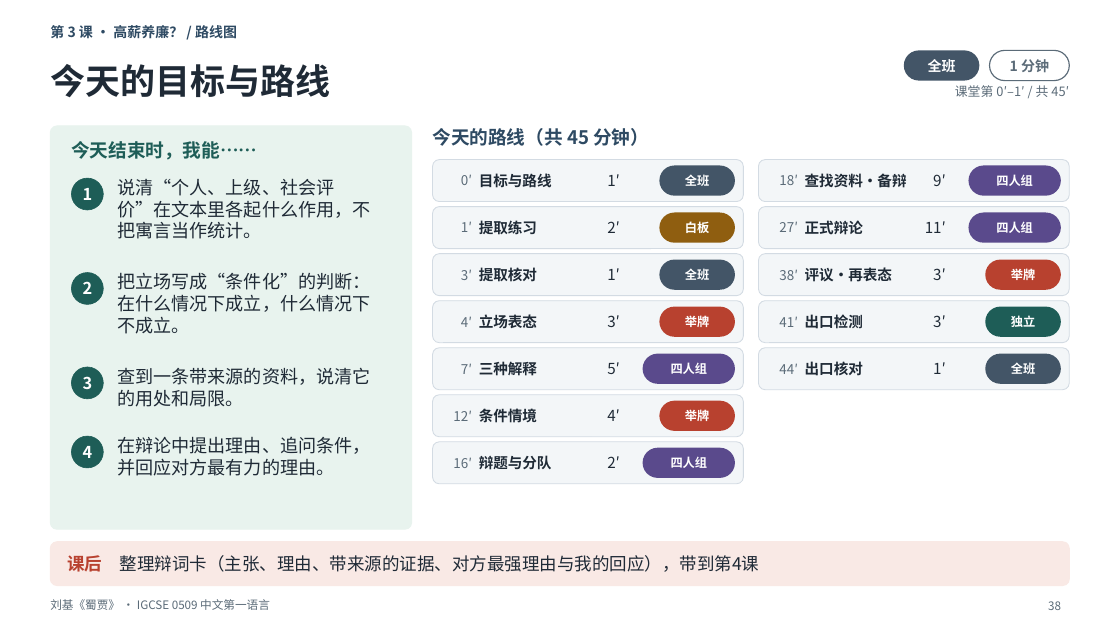
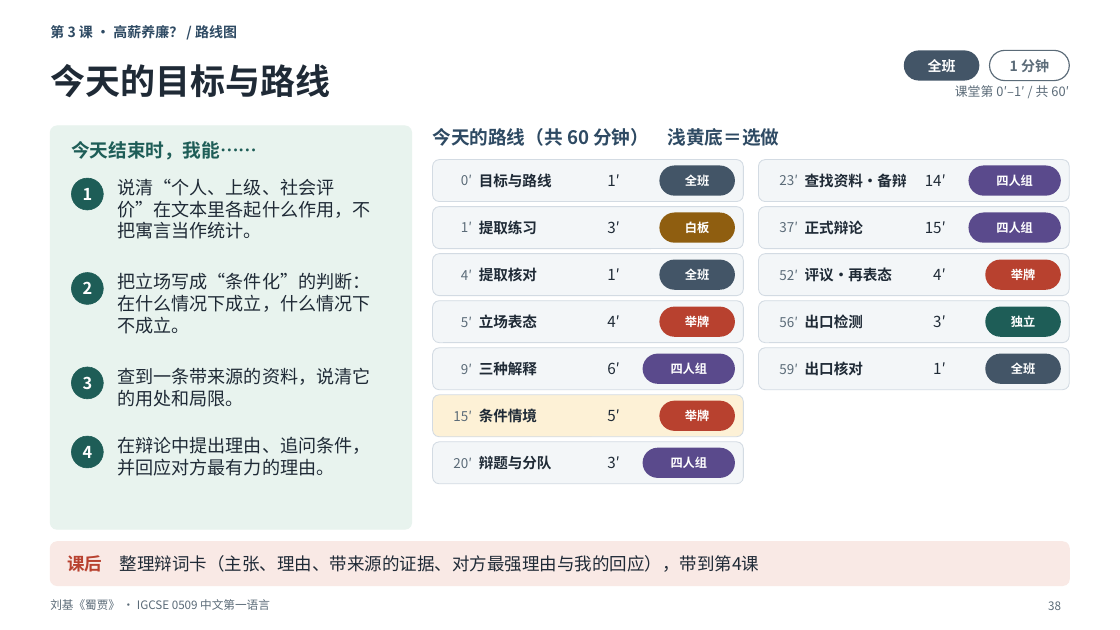
Before and after one commit to darcyduan2026/igcse-0509, a slide deck: slide 38 of LTP + Lesson slides/3.4 文言_刘基《蜀贾》_3课时/0509_3.4_文言_刘基《蜀贾》_4课时_课堂课件_v3.1_重做版.pptx. Drawn at 1120x630 pixels with LibreOffice and Linux fonts; fonts in the diff are those of the drawing. Boxes give left, top, right and bottom in pixels: in the first picture for what was removed or moved away, otherwise in the second. Text is boxed around its words. In the diff, an @@ line names an element or a change of style, - is before the commit and + after.

```diff
--- a/LTP + Lesson slides/3.4 文言_刘基《蜀贾》_3课时/0509_3.4_文言_刘基《蜀贾》_4课时_课堂课件_v3.1_重做版.pptx
+++ b/LTP + Lesson slides/3.4 文言_刘基《蜀贾》_3课时/0509_3.4_文言_刘基《蜀贾》_4课时_课堂课件_v3.1_重做版.pptx
@@ text at bbox=[955, 85, 1069, 97]: text changed @@
-课堂第 0′–1′ / 共 45′
+课堂第 0′–1′ / 共 60′
@@ text at bbox=[433, 128, 780, 146]: text changed @@
-今天的路线（共 45 分钟）
+今天的路线（共 60 分钟） 浅黄底＝选做
@@ text at bbox=[779, 174, 798, 185]: text changed @@
-18′
+23′
@@ text at bbox=[925, 174, 946, 186]: text changed @@
-9′
+14′
@@ text "3′": place and size @@
-text "3′" at bbox=[607, 315, 620, 327]
+text "3′" at bbox=[607, 221, 620, 233]
@@ text removed at bbox=[607, 221, 620, 233] @@
-2′
@@ text at bbox=[779, 221, 798, 232]: text changed @@
-27′
+37′
@@ text at bbox=[925, 221, 946, 233]: text changed @@
-11′
+15′
@@ text "4′": place and size @@
-text "4′" at bbox=[461, 316, 472, 327]
+text "4′" at bbox=[461, 269, 472, 280]
@@ text removed at bbox=[461, 269, 472, 280] @@
-3′
@@ text at bbox=[779, 269, 798, 280]: text changed @@
-38′
+52′
@@ text at bbox=[933, 268, 946, 280]: text changed @@
-3′
+4′
@@ text added at bbox=[461, 316, 472, 327], 11.5 pt, text #5B6B78 @@
+5′
@@ text "4′": place and size @@
-text "4′" at bbox=[607, 409, 620, 421]
+text "4′" at bbox=[607, 315, 620, 327]
@@ text at bbox=[779, 316, 798, 327]: text changed @@
-41′
+56′
@@ text at bbox=[461, 363, 472, 374]: text changed @@
-7′
+9′
@@ text at bbox=[779, 363, 798, 374]: text changed @@
-44′
+59′
@@ rounded rectangle at bbox=[433, 395, 744, 437]: fill #F3F6F8 to #FDF1D6 @@
@@ text at bbox=[453, 410, 472, 421]: text changed @@
-12′
+15′
@@ text "5′": place and size @@
-text "5′" at bbox=[607, 362, 620, 374]
+text "5′" at bbox=[607, 409, 620, 421]
@@ text at bbox=[453, 457, 472, 468]: text changed @@
-16′
+20′
@@ text at bbox=[607, 456, 620, 468]: text changed @@
-2′
+3′
```
Also in this commit, not shown: 55 other slides changed, 1 slide added, 2 other files.
